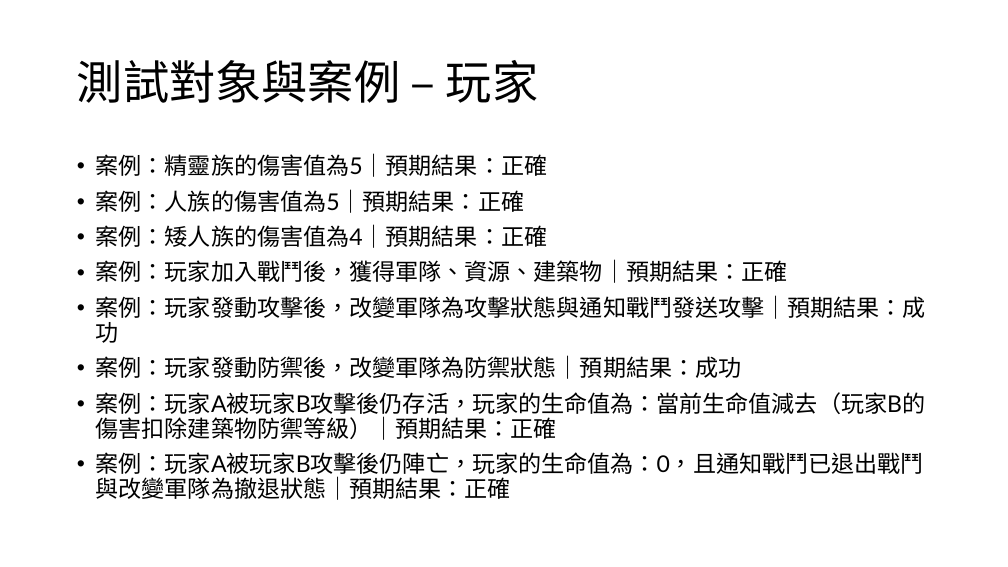
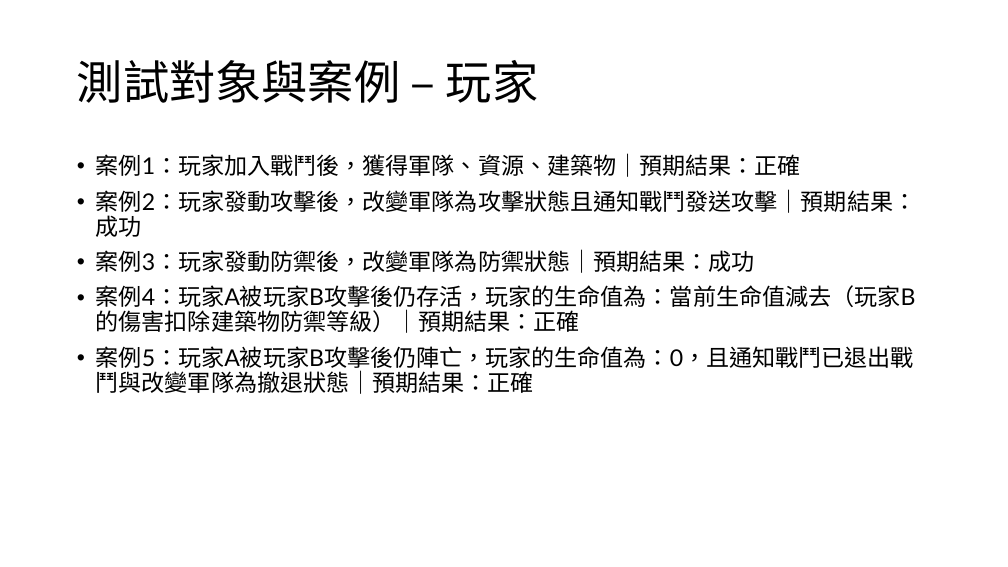
Before and after one commit to i39u65f51q/java-design-pattern, a slide deck: slide 14 of 軟體驗證簡報.pptx (slide 6 before the commit). Drawn at 1008x567 pixels with LibreOffice and Linux fonts; fonts in the diff are those of the drawing. Boxes give left, top, right and bottom in pixels: in the first picture for what was removed or moved away, otherwise in the second. Text is boxed around its words. In the diff, an @@ line names an element or a change of style, - is before the commit and + after.

```diff
--- a/軟體驗證簡報.pptx
+++ b/軟體驗證簡報.pptx
@@ text at bbox=[96, 153, 916, 394]: text changed @@
-• 案例：精靈族的傷害值為5｜預期結果：正確
-• 案例：人族的傷害值為5｜預期結果：正確
-• 案例：矮人族的傷害值為4｜預期結果：正確
-• 案例：玩家加入戰鬥後，獲得軍隊、資源、建築物｜預期結果：正確
-• 案例：玩家發動攻擊後，改變軍隊為攻擊狀態與通知戰鬥發送攻擊｜預期結果：成功
-• 案例：玩家發動防禦後，改變軍隊為防禦狀態｜預期結果：成功
-• 案例：玩家A被玩家B攻擊後仍存活，玩家的生命值為：當前生命值減去（玩家B的傷害扣除建築物防禦等級）｜預期結果：正確
-• 案例：玩家A被玩家B攻擊後仍陣亡，玩家的生命值為：0，且通知戰鬥已退出戰鬥與改變軍隊為撤退狀態｜預期結果：正確
+• 案例1：玩家加入戰鬥後，獲得軍隊、資源、建築物｜預期結果：正確
+• 案例2：玩家發動攻擊後，改變軍隊為攻擊狀態且通知戰鬥發送攻擊｜預期結果：成功
+• 案例3：玩家發動防禦後，改變軍隊為防禦狀態｜預期結果：成功
+• 案例4：玩家A被玩家B攻擊後仍存活，玩家的生命值為：當前生命值減去（玩家B的傷害扣除建築物防禦等級）｜預期結果：正確
+• 案例5：玩家A被玩家B攻擊後仍陣亡，玩家的生命值為：0，且通知戰鬥已退出戰鬥與改變軍隊為撤退狀態｜預期結果：正確
```
Also in this commit, not shown: 4 other slides changed, 8 slides added.
